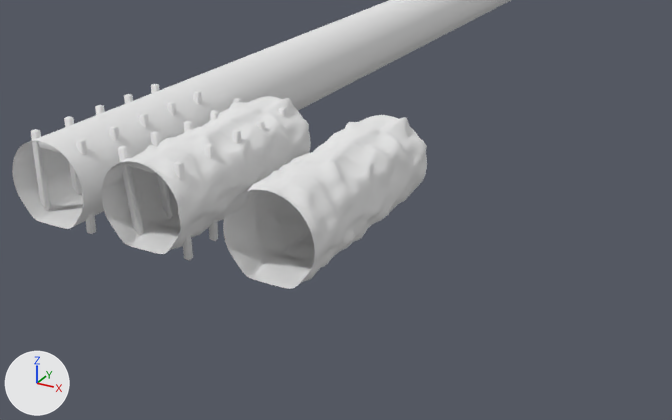
A saved change to the Blender file blends/mineshaft2.blend.
The view is the same before and after, from a camera (50 mm lens) standing at (23.2, -31.0, 14.8) and looking at (6.1, -0.1, -0.6). The lights are fixed; the arrows at lower left show +X, +Y and +Z.

The first picture shows 'Cube.001', 'Cylinder.001', 'mineshaft_straight', 'mineshaft_straight_with_bars'.
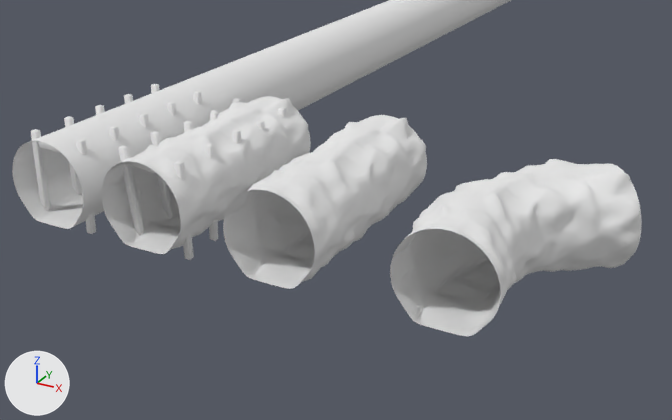
Where the change shows, as pixel boxes [x1, y1, x2, y2] in the pictures (672 x 420 px):
'mineshaft_curve45', added
    after: [390, 159, 642, 336]

Edits to the bpy script that builds the scene:
```text
Add me_cylinder_003:
    me_cylinder_003.from_pydata(...)  # 2752 vertices, 2688 faces; spans x -2.33..4.95, y -5.0..4.95, z -1.95..2.15
    me_cylinder_003.polygons.foreach_set('use_smooth', [True] * 2688)
    me_cylinder_003.materials.append(mat_mineshaft_rock)  # its picture is missing
Add ob_mineshaft_curve45:
    ob_mineshaft_curve45 = bpy.data.objects.new('mineshaft_curve45', me_cylinder_003)
    ob_mineshaft_curve45.location = (13.0, 0.0, 0.0)
```
